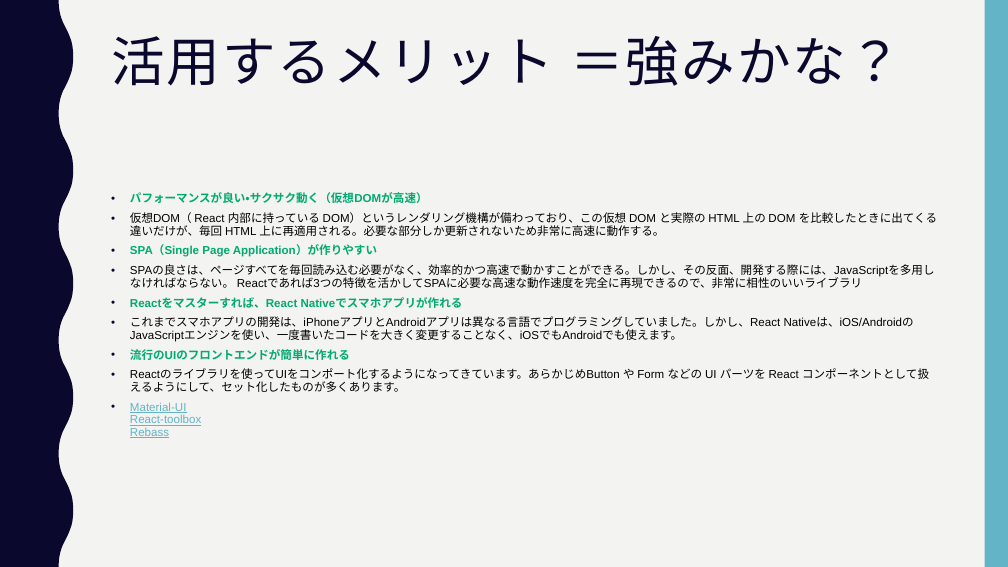
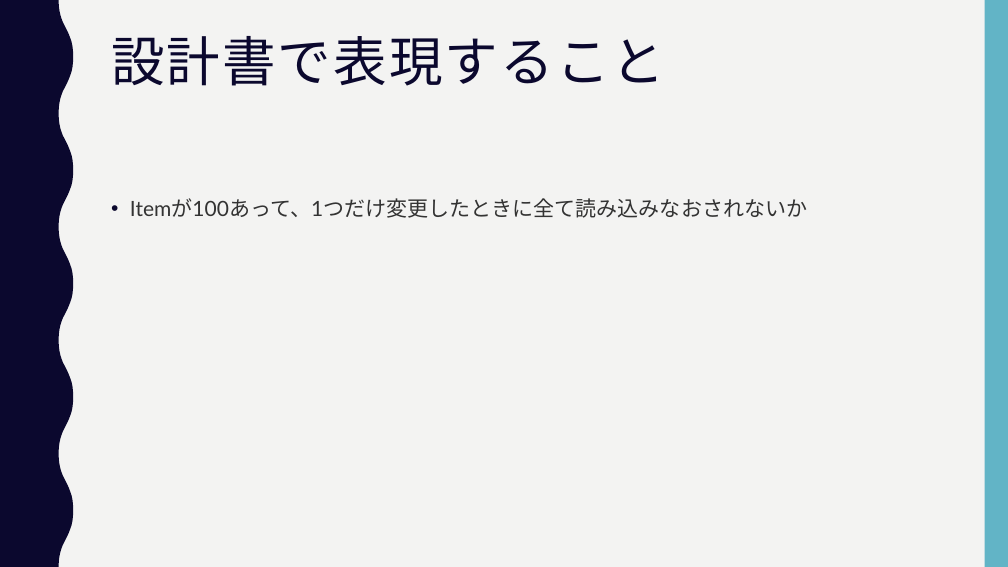
Before and after one commit to yo0o0oy/prac-program, a slide deck: slide 7 of javascript/react/mbo/pfc-calculator/doc/summary.pptx. Drawn at 1008x567 pixels with LibreOffice and Linux fonts; fonts in the diff are those of the drawing. Boxes give left, top, right and bottom in pixels: in the first picture for what was removed or moved away, otherwise in the second. Text is boxed around its words. In the diff, an @@ line names an element or a change of style, - is before the commit and + after.

Commit message:
summary.pptx 更新

```diff
--- a/javascript/react/mbo/pfc-calculator/doc/summary.pptx
+++ b/javascript/react/mbo/pfc-calculator/doc/summary.pptx
@@ title at bbox=[111, 36, 665, 86]: text changed @@
-活用するメリット ＝強みかな？
+設計書で表現すること
@@ text at bbox=[130, 198, 807, 218]: text changed; size 11 to 20 pt; font Arial to Lato; text colour #000000 to #333333 @@
-• パフォーマンスが良い・サクサク動く（仮想DOMが高速）
-• 仮想DOM（ React 内部に持っている DOM）というレンダリング機構が備わっており、この仮想 DOM と実際の HTML 上の DOM を比較したときに出てくる違いだけが、毎回 HTML 上に再適用される。必要な部分しか更新されないため非常に高速に動作する。
-• SPA（Single Page Application）が作りやすい
-• SPAの良さは、ページすべてを毎回読み込む必要がなく、効率的かつ高速で動かすことができる。しかし、その反面、開発する際には、JavaScriptを多用しなければならない。 Reactであれば3つの特徴を活かしてSPAに必要な高速な動作速度を完全に再現できるので、非常に相性のいいライブラリ
-• Reactをマスターすれば、React Nativeでスマホアプリが作れる
-• これまでスマホアプリの開発は、iPhoneアプリとAndroidアプリは異なる言語でプログラミングしていました。しかし、React Nativeは、iOS/AndroidのJavaScriptエンジンを使い、一度書いたコードを大きく変更することなく、iOSでもAndroidでも使えます。
-• 流行のUIのフロントエンドが簡単に作れる
-• Reactのライブラリを使ってUIをコンポート化するようになってきています。あらかじめButton や Form などの UI パーツを React コンポーネントとして扱えるようにして、セット化したものが多くあります。
-• Material-UI
-  React-toolbox
-  Rebass
+• Itemが100あって、1つだけ変更したときに全て読み込みなおされないか
```
Also in this commit, not shown: 5 other slides changed, 1 other file.
